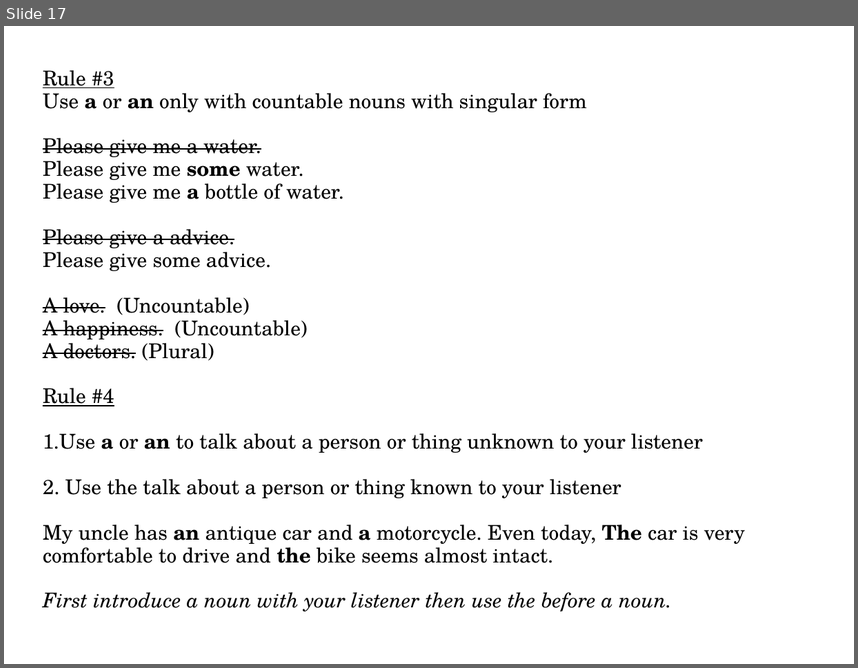
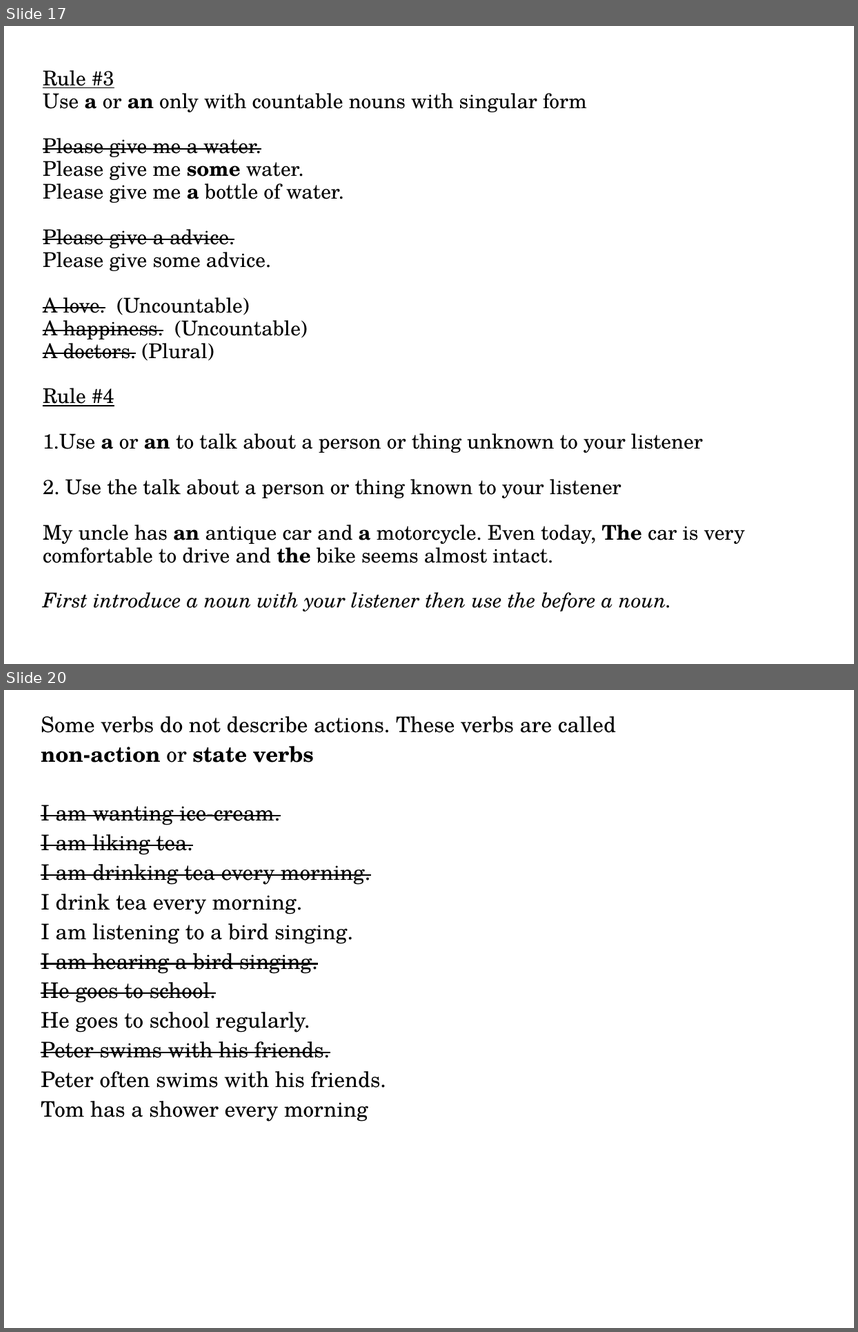
Before and after one commit to ADILp6/IBIT, a slide deck: Sunday_Tuesday_Thursday/Class_6_17_February_2019/Lecture.odp. Shown one above the other, each under a label of ours: slide 17 before the commit, slides 17 and 20 after it; the slides between them are not shown. The pictures are 858x668 and 858x1332 pixels, drawn with LibreOffice and Linux fonts; fonts in the diff are those of the drawing. Boxes give left, top, right and bottom in pixels: in the first picture for what was removed or moved away, otherwise in the second. Text is boxed around its words. In the diff, an @@ line names an element or a change of style, - is before the commit and + after.

```diff
--- a/Sunday_Tuesday_Thursday/Class_6_17_February_2019/Lecture.odp
+++ b/Sunday_Tuesday_Thursday/Class_6_17_February_2019/Lecture.odp
@@ slide 20 added at <box>4,690,854,1328</box>, background #FFFFFF @@
@@ free added at <box>41,706,806,1276</box>, 20 pt, text #000000 @@
+Some verbs do not describe actions. These verbs are called
+non-action or state verbs
+I am wanting ice-cream.
+I am liking tea.
+I am drinking tea every morning.
+I drink tea every morning.
+I am listening to a bird singing.
+I am hearing a bird singing.
+He goes to school.
+He goes to school regularly.
+Peter swims with his friends.
+Peter often swims with his friends.
+Tom has a shower every morning
```
Also in this commit, not shown: 3 slides changed, 9 other slides added, 3 other files.
